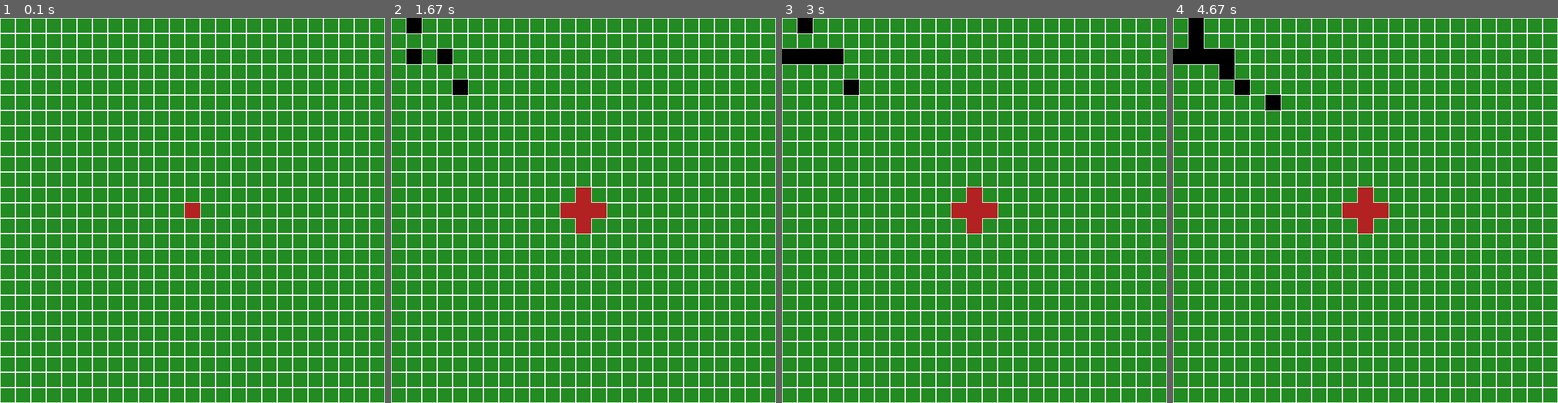
Above: before the commit, frames 1-4 (left to right).
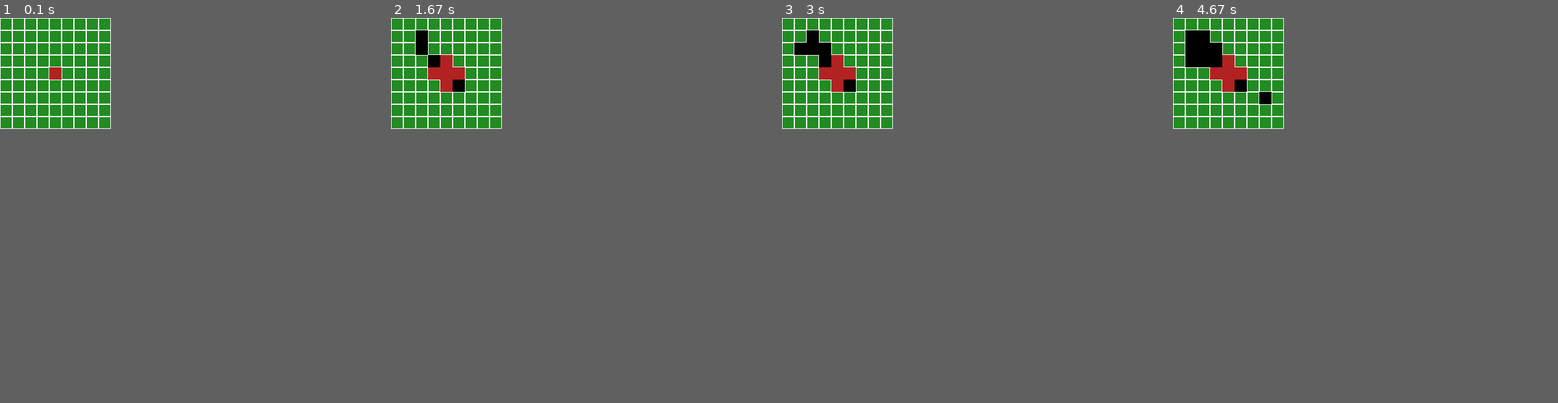
Above: after the commit, the same moments.

Repository: markus-brln/BachelorThesisForestFireControl
Game: pygame game, started from gui/environment.py
Same seed, same stepped clock (60 frames per second), same inputs: the game is played once before the commit and once after it.
Inputs (mouse positions are in pixels of both pictures, inside the frame that each line leads up to):
- Up to frame 1 (0.1 s): no input
- Up to frame 2 (1.67 s): tap Space at 0.33 s; press the mouse at (460, 83) at 0.7 s; move the mouse to (437, 56) at 0.8 s; release the mouse at (417, 33) at 0.93 s; click (421, 52) at 1.3 s; move the mouse to (421, 52) at 1.63 s
- Up to frame 3 (3 s): press the mouse at (812, 52) at 1.67 s; move the mouse to (816, 48) at 1.77 s; release the mouse at (820, 48) at 1.9 s; press the mouse at (812, 52) at 2.4 s; move the mouse to (801, 48) at 2.5 s; release the mouse at (793, 48) at 2.63 s
- Up to frame 4 (4.67 s): press the mouse at (1203, 52) at 3.03 s; move the mouse to (1196, 56) at 3.13 s; release the mouse at (1192, 60) at 3.27 s; move the mouse to (1196, 37) at 3.6 s; click (1196, 37) at 3.83 s; press the mouse at (1196, 37) at 4.23 s; move the mouse to (1230, 68) at 4.33 s; release the mouse at (1269, 98) at 4.47 s
The window is 625x625 before the commit and 180x180 after it. Grey fills any space a smaller window leaves; there, only what the larger window draws over its background counts as a difference.

The runs differ from the first frame. In frame 1, 16% of the frame differs, in the area x 0-100%, y 0-100%; in frame 2, 18%; in frame 3, 18%; in frame 4, 18%.

Commit message:
tried to add reset when the fire grows out of control but introduced undefined behaviour. more work needed

Diff:
--- a/gui/environment.py
+++ b/gui/environment.py
@@ -26,6 +26,7 @@
     self.centreY = int(self.size / 2)
     # Start fire in the middle of the map
     self.firepos = set()
+    self.firepos.clear()
     self.firepos.add((self.centreX, self.centreY))
 
 
@@ -58,29 +59,44 @@
     self.pos = position
     x = self.pos[0]
     y = self.pos[1]
-    if(x > 0 & x < self.size):
-      left = x - 1
-      right = x + 1
-    if(y > 0 & y < self.size):
-      top = y + 1
-      bottom = y - 1
+    self.left = x - 1
+    self.right = x + 1
+    self.top = y + 1
+    self.bottom = y - 1
     ## new list of neighbouring cells
-    neighbours = [(left, y), (x, top), (right, y), (x, bottom)]
-    return neighbours
+    neighbours = [(self.left, y), (x, self.top), (self.right, y), (x, self.bottom)]
+    for neighbour, (a, b) in enumerate(neighbours):
+     if self.position_in_bounds((a, b)):
+      return neighbours
+     else:
+      self.shut_down()
+
 
   ## currently stops when the fire reaches the edge of the map for simplicity but
   ## also as it makes it impossible for the agent to contain the fire
   def expand_fire(self):
     self.fire = list(self.firepos)
+    print(self.fire)
     for pos in self.fire:
       neighbours = self.getNeighbours(pos)
       for neighbour in neighbours:
         self.firepos.add(neighbour)
 
+  def position_in_bounds(self, position):
+    self.pos = position
+    self.x = self.pos[0]
+    self.y = self.pos[1]
+    # print("x: ", self.x, "y: ", self.y)
+    if ((self.x >= 0 & self.x <= self.size) & (self.y >= 0 & self.y <= self.size)):
+      return True
+    else:
+      return False
+
 
   ## TODO: e.g. save data and ensure proper exiting of program
   def shut_down(self):
-    print("Shutting Down")
+    print("Fire out of control!")
+    self.startEpisode()
 
 
 ## Separate these classes, figure out how to import code from other file
@@ -168,6 +184,9 @@
       if event.type == pygame.QUIT:
         # Exit the program
         self.shut_down(event)
+      elif event.type == pygame.KEYDOWN:
+        # Keyboard button pressed
+        self.key_press(event)
       elif event.type == pygame.MOUSEBUTTONDOWN:
         # Mouse stationary and mouse button pressed
         self.mouse_button_pressed = event.button
@@ -179,9 +198,7 @@
       elif event.type == pygame.MOUSEMOTION and self.mouse_button_pressed:
         # Mouse button pressed and dragged
         self.select(event.pos)
-      elif event.type == pygame.KEYDOWN:
-        # Keyboard button pressed
-        self.key_press(event)
+
 
   def shut_down(self, event):
     self.model.shut_down()              ## Ensure proper shutdown of the model
@@ -207,15 +224,14 @@
     ##TODO possibly add a revert time step option to go back one
     if event.key == pygame.K_RETURN:
       self.model.startEpisode()       ## Return / ENTER to go to next episode
-
     # Update the view
     self.view.update()
 
 
 def main():
-  firesize = 1
-  environment = Model(25, firesize, [])         ## Initialize Environment
-  view = View(environment, 25)        ## Start View
+  starting_firesize = 1
+  environment = Model(9, starting_firesize, [])         ## Initialize Environment
+  view = View(environment, 20)        ## Start View
   controller = Controller(environment, view) ## Initialize Controller with model and view
   while(True):
     controller.update(pygame.event.get())    ## Let the controller take over
